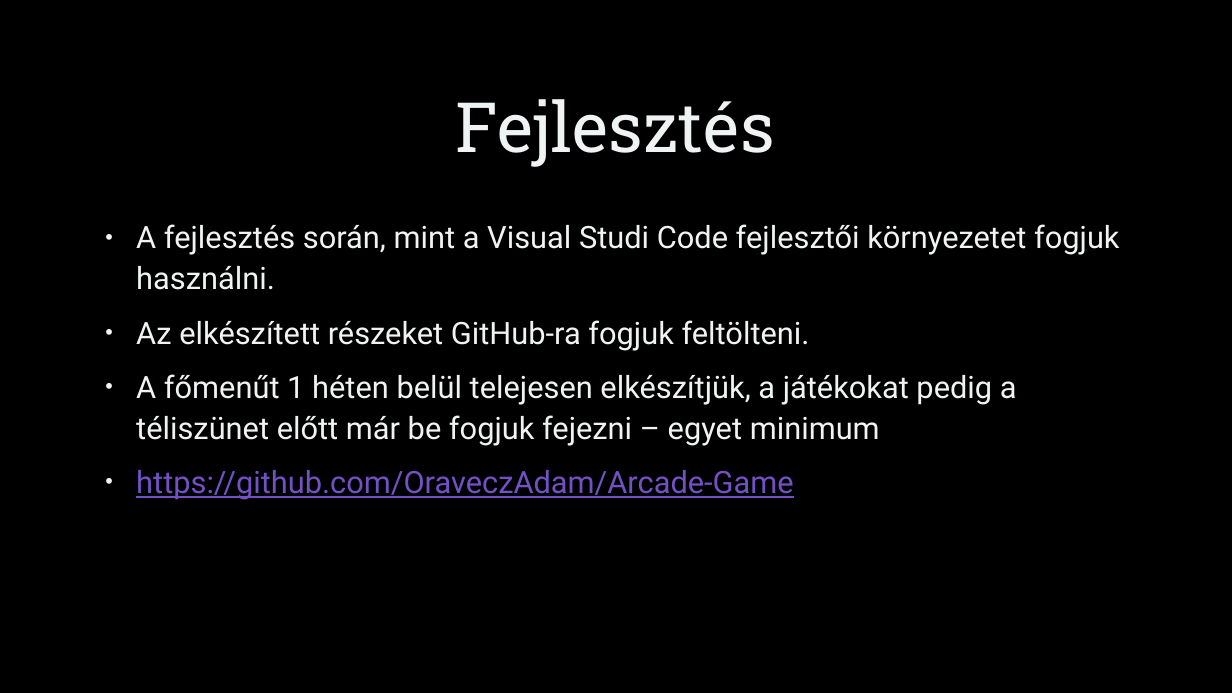
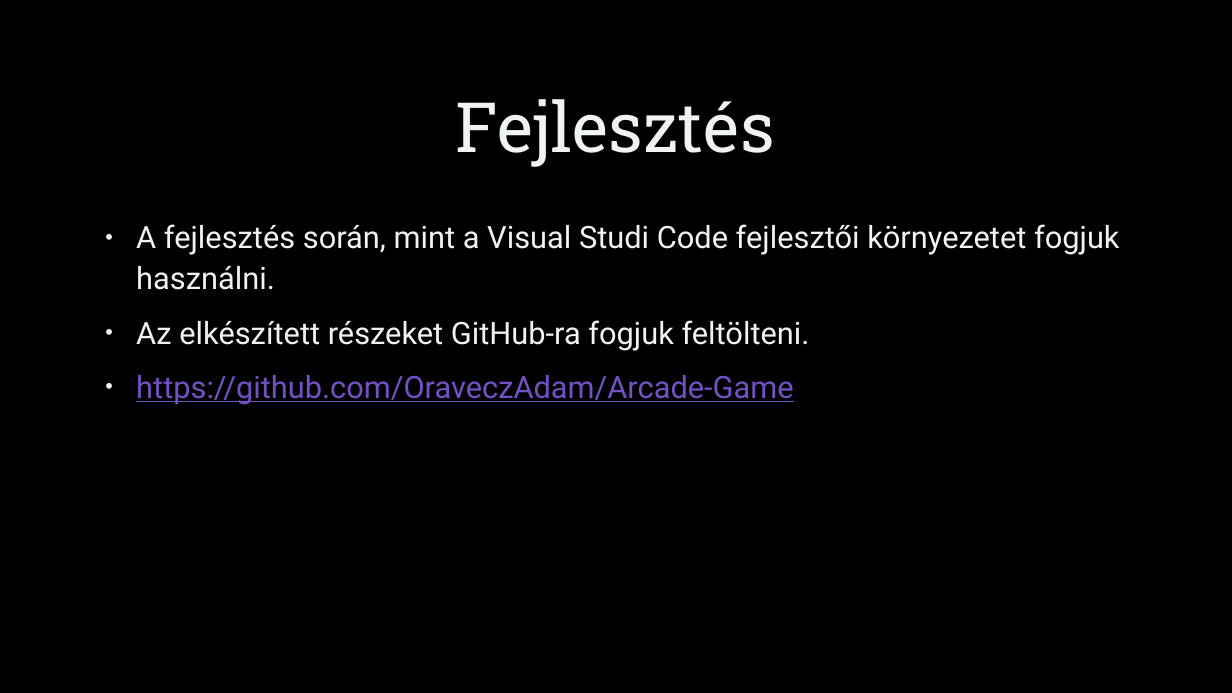
Before and after one commit to OraveczAdam/Arcade-Game, a slide deck: slide 4 of Arcade Machine Mania.pptx. Drawn at 1232x693 pixels with LibreOffice and Linux fonts; fonts in the diff are those of the drawing; background and template pictures are left out. Boxes give left, top, right and bottom in pixels: in the first picture for what was removed or moved away, otherwise in the second. Text is boxed around its words. In the diff, an @@ line names an element or a change of style, - is before the commit and + after.

```diff
--- a/Arcade Machine Mania.pptx
+++ b/Arcade Machine Mania.pptx
@@ text at (136, 374, 1017, 446): paragraph removed @@
-• A főmenűt 1 héten belül telejesen elkészítjük, a játékokat pedig a téliszünet előtt már be fogjuk fejezni – egyet minimum
```
Also in this commit, not shown: 2 slides added, 1 slide removed.
